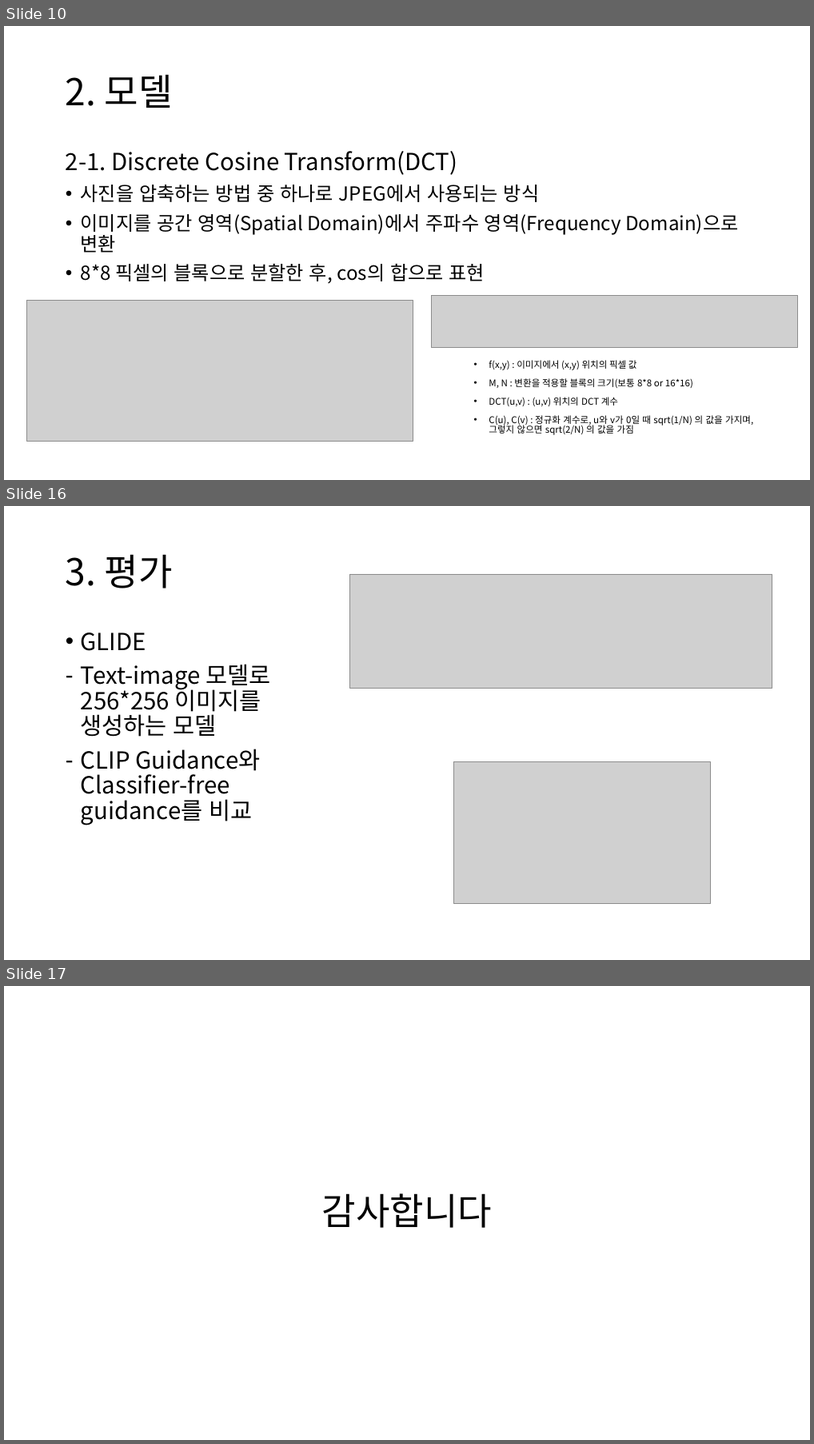
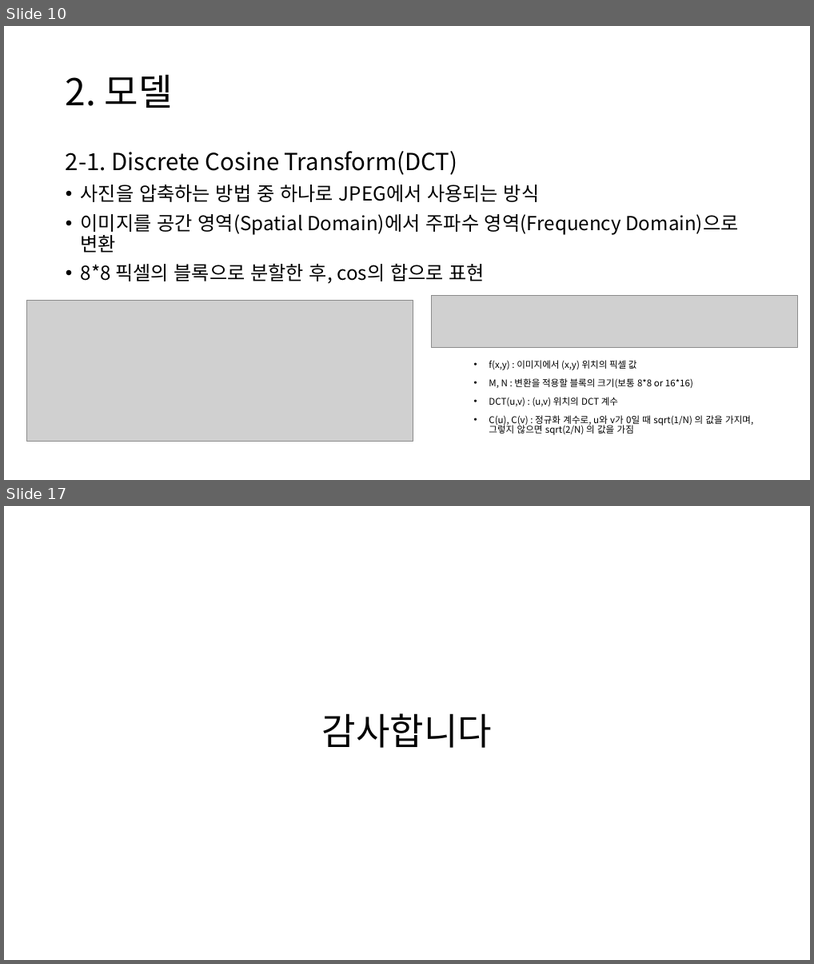
Before and after one commit to chroion/paper-review, a slide deck: The Stable Signature Rooting Watermarks in Latent Diffusion Models/Rooting Watermarks in Latent Diffusion Models.pptx. Shown one above the other, each under a label of ours: slides 10, 16 and 17 before the commit, slides 10 and 17 after it; the slides between them are not shown. The pictures are 814x1444 and 814x964 pixels, drawn with LibreOffice and Linux fonts; fonts in the diff are those of the drawing; grey boxes stand for pictures. Boxes give left, top, right and bottom in pixels: in the first picture for what was removed or moved away, otherwise in the second. Text is boxed around its words. In the diff, an @@ line names an element or a change of style, - is before the commit and + after.

```diff
--- a/The Stable Signature Rooting Watermarks in Latent Diffusion Models/Rooting Watermarks in Latent Diffusion Models.pptx
+++ b/The Stable Signature Rooting Watermarks in Latent Diffusion Models/Rooting Watermarks in Latent Diffusion Models.pptx
@@ slide 16 removed at (x1=4, y1=506, x2=810, y2=960), background #FFFFFF @@
@@ title removed at (x1=66, y1=554, x2=173, y2=588) @@
-3. 평가
@@ picture removed at (x1=350, y1=574, x2=773, y2=688) @@
@@ text removed at (x1=81, y1=632, x2=270, y2=825) @@
-• GLIDE
-– Text-image 모델로 256*256 이미지를 생성하는 모델
-– CLIP Guidance와 Classifier-free guidance를 비교
@@ picture removed at (x1=454, y1=762, x2=711, y2=904) @@
```
Also in this commit, not shown: 4 slides changed, 1 slide added.
